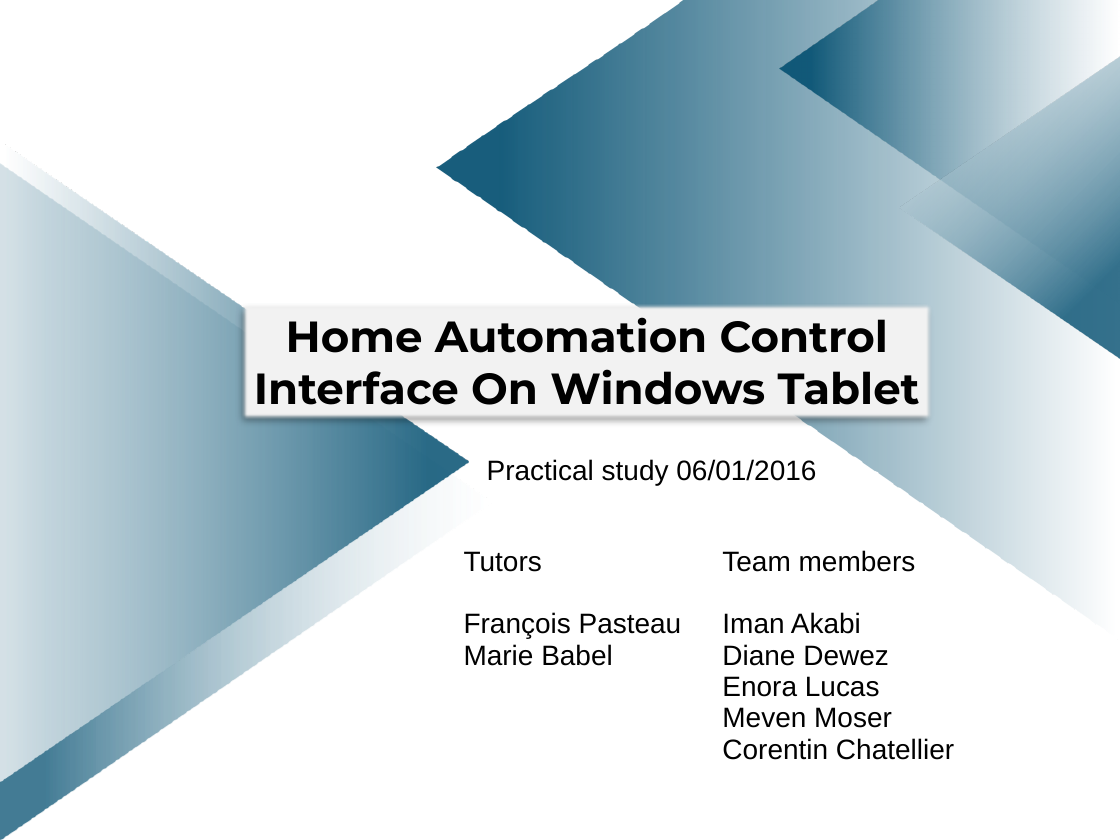
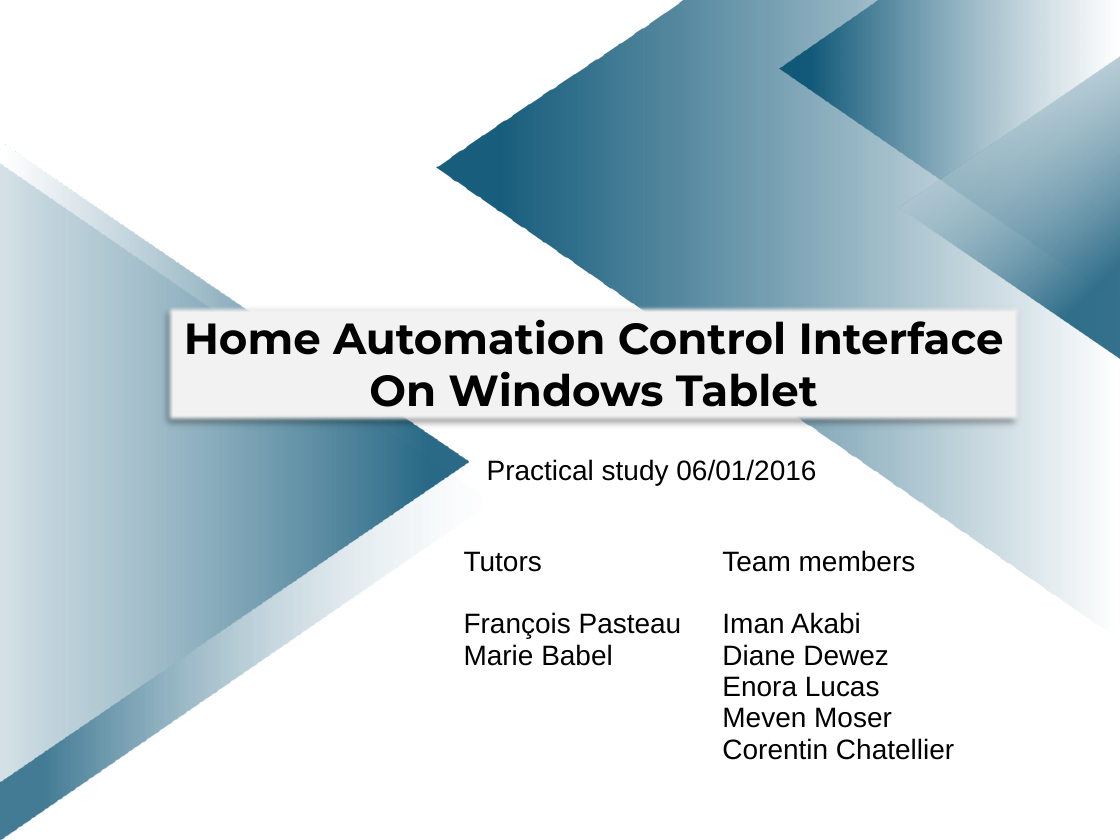
Before and after one commit to mmeven/EP_Domotique_Tablette, a slide deck: slide 1 of Rendu/Diapo_prototype_janvier.pptx. Drawn at 1120x840 pixels with LibreOffice and Linux fonts; fonts in the diff are those of the drawing; background and template pictures are left out. Boxes give left, top, right and bottom in pixels: in the first picture for what was removed or moved away, otherwise in the second. Text is boxed around its words. In the diff, an @@ line names an element or a change of style, - is before the commit and + after.

```diff
--- a/Rendu/Diapo_prototype_janvier.pptx
+++ b/Rendu/Diapo_prototype_janvier.pptx
@@ rectangle "Home Automation Control Interface On ...": place and size @@
-rectangle "Home Automation Control Interface On ..." at <box>242,304,933,420</box>
+rectangle "Home Automation Control Interface On ..." at <box>166,306,1020,422</box>
```
Also in this commit, not shown: 11 other slides changed, 3 slides added, 15 other files.
